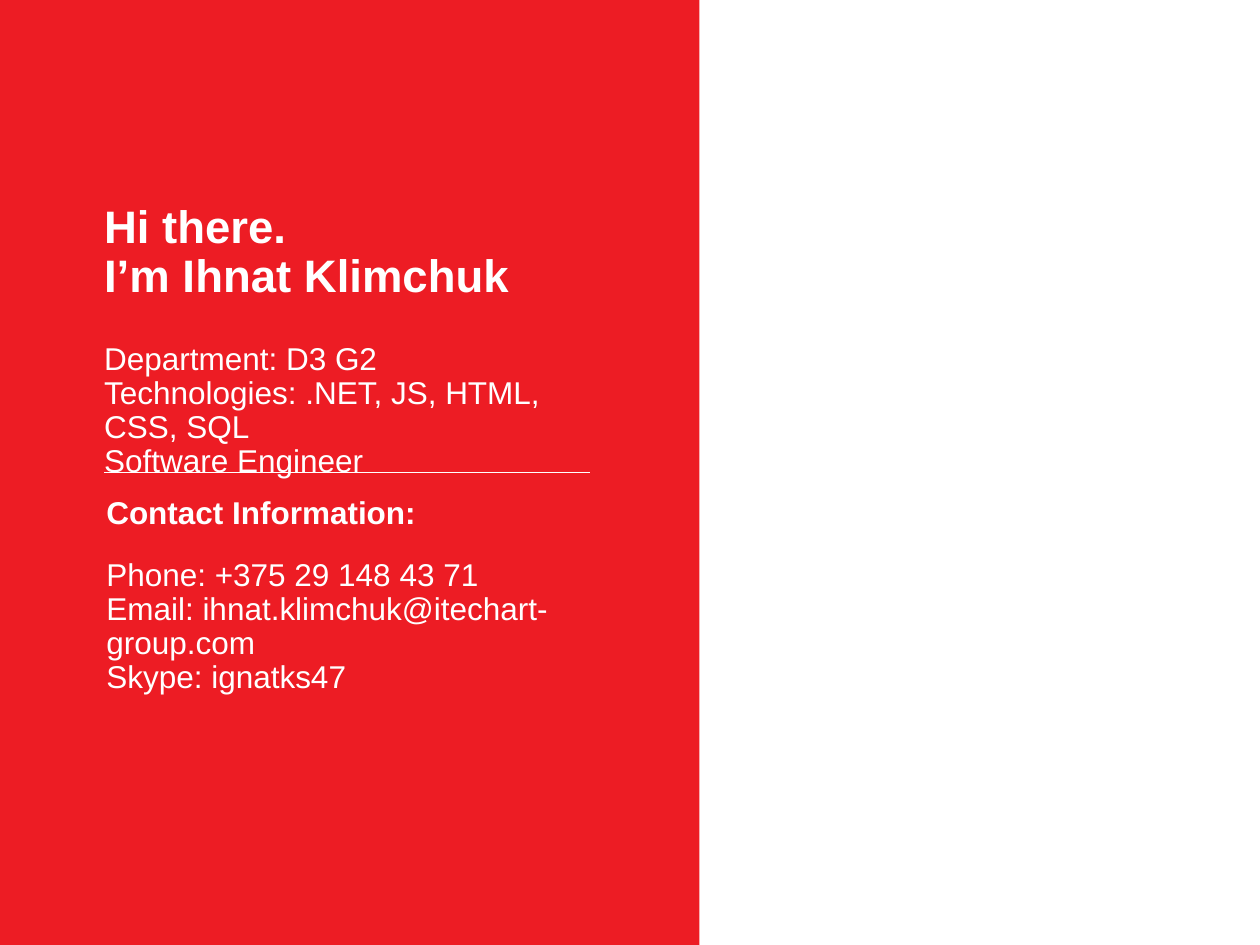
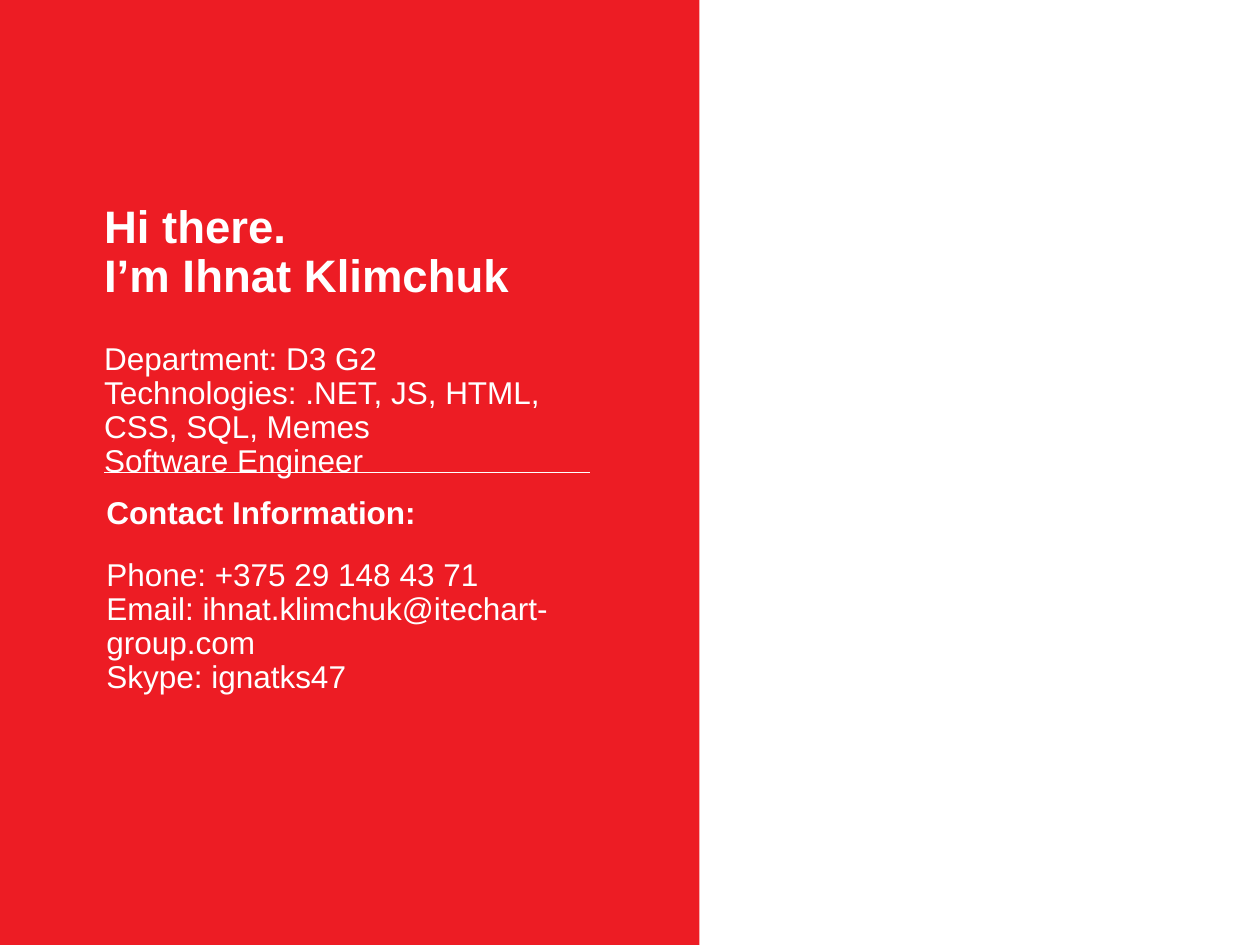
Before and after one commit to AndreiShenets/ASP.NET-Lectures, a slide deck: slide 2 of docs/ASP.NET CORE - Common Tasks - iTechArt 2018.pptx. Drawn at 1260x945 pixels with LibreOffice and Linux fonts; fonts in the diff are those of the drawing. Boxes give left, top, right and bottom in pixels: in the first picture for what was removed or moved away, otherwise in the second. Text is boxed around its words. In the diff, an @@ line names an element or a change of style, - is before the commit and + after.

```diff
--- a/docs/ASP.NET CORE - Common Tasks - iTechArt 2018.pptx
+++ b/docs/ASP.NET CORE - Common Tasks - iTechArt 2018.pptx
@@ text at <box>104,381,539,444</box>: text changed @@
-Technologies: .NET, JS, HTML, CSS, SQL
+Technologies: .NET, JS, HTML, CSS, SQL, Memes
```
Also in this commit, not shown: 1 other slide changed, 8 slides added, 1 slide removed, 2 other files.
